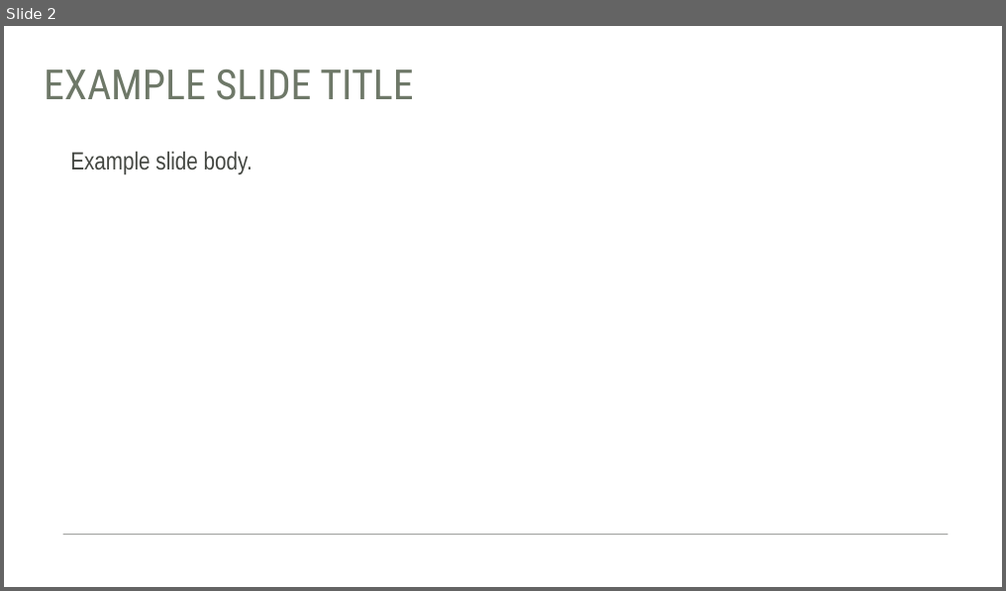
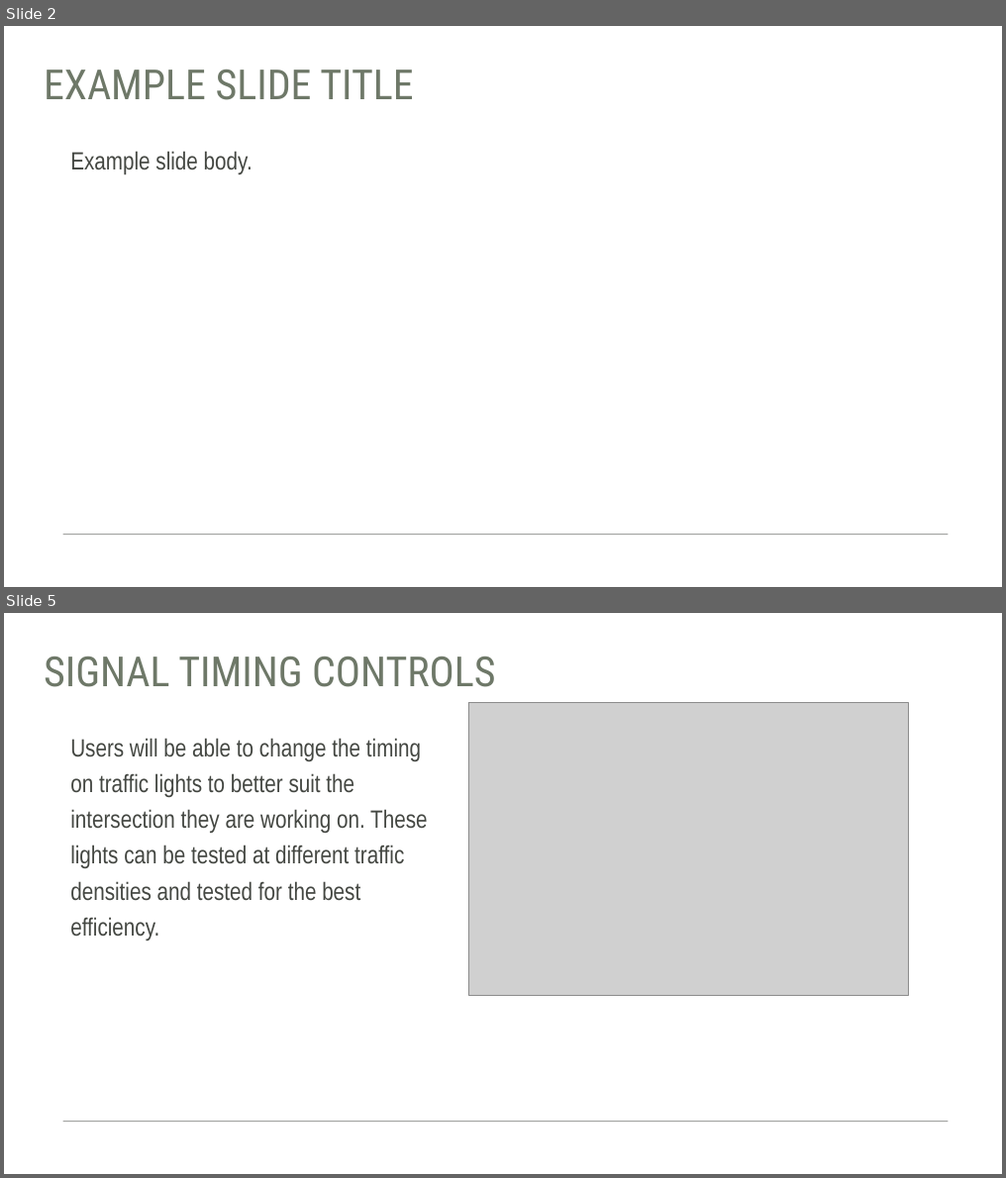
Before and after one commit to Team-Gala-JP/Team-Gala-JP, a slide deck: Traffic Sim.pptx. Shown one above the other, each under a label of ours: slide 2 before the commit, slides 2 and 5 after it; the slides between them are not shown. The pictures are 1006x591 and 1006x1178 pixels, drawn with LibreOffice and Linux fonts; fonts in the diff are those of the drawing; grey boxes stand for pictures. Boxes give left, top, right and bottom in pixels: in the first picture for what was removed or moved away, otherwise in the second. Text is boxed around its words. In the diff, an @@ line names an element or a change of style, - is before the commit and + after.

```diff
--- a/Traffic Sim.pptx
+++ b/Traffic Sim.pptx
@@ slide 5 added at (4,613,1002,1174), background #FFFFFF; not listed: 1 template element that a slide beside it also shows @@
@@ title added at (44,657,495,687), 40 pt, text #6E7868 @@
+SIGNAL TIMING CONTROLS
@@ picture added at (468,702,908,995) @@
@@ text added at (70,738,427,942), 24 pt, text #444742 @@
+Users will be able to change the timing on traffic lights to better suit the intersection they are working on. These lights can be tested at different traffic densities and tested for the best efficiency.
```
Also in this commit, not shown: 4 other slides added.
